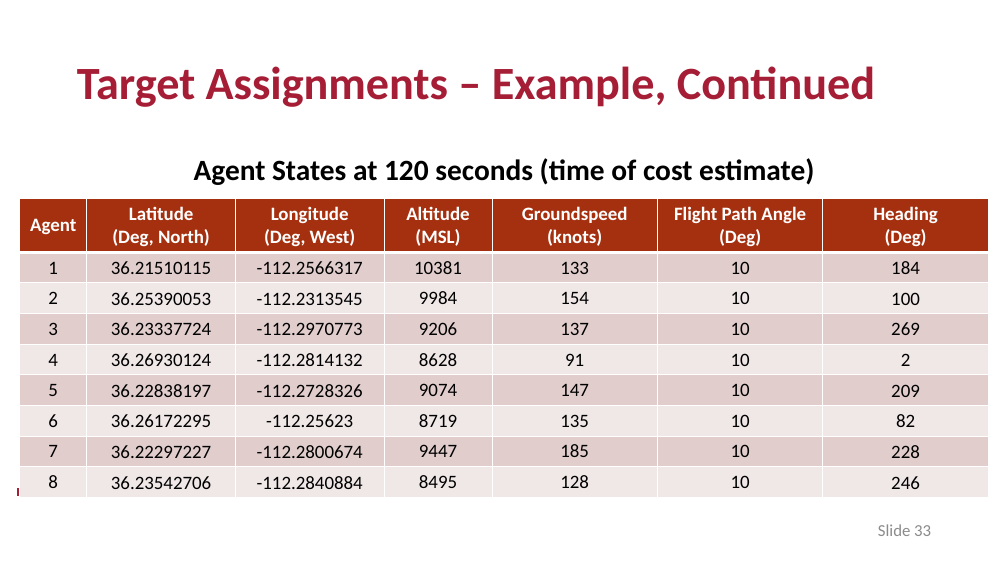
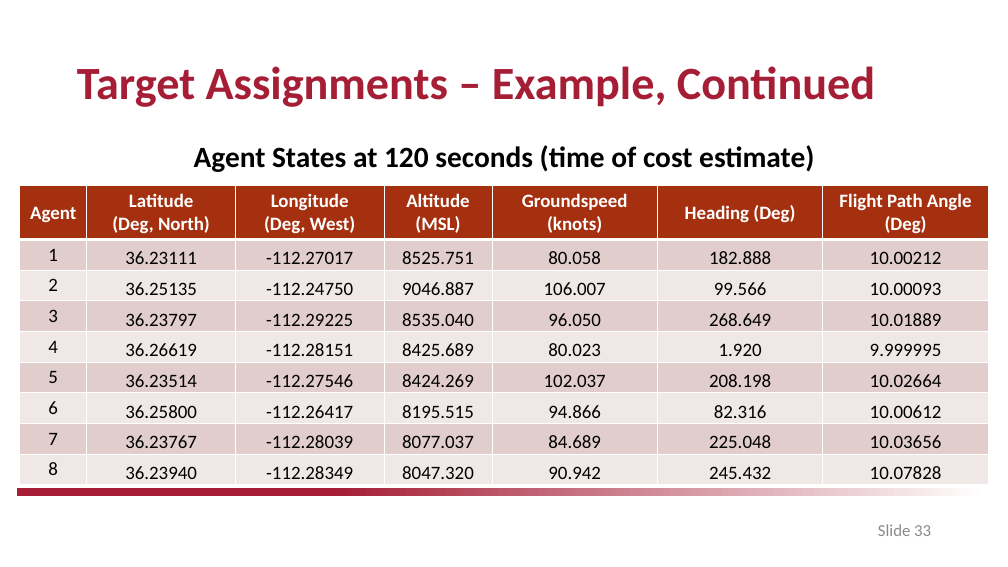
Before and after one commit to drjdlarson/angst, a slide deck: slide 33 of saved_simulations/CE/Springer_Culminating_Experience_Project.pptx. Drawn at 1008x567 pixels with LibreOffice and Linux fonts; fonts in the diff are those of the drawing; background and template pictures are left out. Boxes give left, top, right and bottom in pixels: in the first picture for what was removed or moved away, otherwise in the second. Text is boxed around its words. In the diff, an @@ line names an element or a change of style, - is before the commit and + after.

Commit message:
ran multi-agent ATAMS simulation

```diff
--- a/saved_simulations/CE/Springer_Culminating_Experience_Project.pptx
+++ b/saved_simulations/CE/Springer_Culminating_Experience_Project.pptx
@@ text "Agent States at 120 seconds ...": place and size @@
-text "Agent States at 120 seconds ..." at (194, 158, 814, 185)
+text "Agent States at 120 seconds ..." at (194, 145, 814, 172)
@@ table: place and size @@
-table at (20, 199, 990, 497)
+table at (20, 186, 990, 484)
@@ table at (20, 186, 990, 484) @@
-row 1, column 6: Flight Path Angle (Deg)
+row 1, column 6: Heading (Deg)
-row 1, column 7: Heading / (Deg)
+row 1, column 7: Flight Path Angle / (Deg)
-row 2: 1 | 36.21510115 | -112.2566317 | 10381 | 133 | 10 | 184
+row 2: 1 | 36.23111 | -112.27017 | 8525.751 | 80.058 | 182.888 | 10.00212
-row 3: 2 | 36.25390053 | -112.2313545 | 9984 | 154 | 10 | 100
+row 3: 2 | 36.25135 | -112.24750 | 9046.887 | 106.007 | 99.566 | 10.00093
-row 4: 3 | 36.23337724 | -112.2970773 | 9206 | 137 | 10 | 269
+row 4: 3 | 36.23797 | -112.29225 | 8535.040 | 96.050 | 268.649 | 10.01889
-row 5: 4 | 36.26930124 | -112.2814132 | 8628 | 91 | 10 | 2
+row 5: 4 | 36.26619 | -112.28151 | 8425.689 | 80.023 | 1.920 | 9.999995
-row 6: 5 | 36.22838197 | -112.2728326 | 9074 | 147 | 10 | 209
+row 6: 5 | 36.23514 | -112.27546 | 8424.269 | 102.037 | 208.198 | 10.02664
-row 7: 6 | 36.26172295 | -112.25623 | 8719 | 135 | 10 | 82
+row 7: 6 | 36.25800 | -112.26417 | 8195.515 | 94.866 | 82.316 | 10.00612
-row 8: 7 | 36.22297227 | -112.2800674 | 9447 | 185 | 10 | 228
+row 8: 7 | 36.23767 | -112.28039 | 8077.037 | 84.689 | 225.048 | 10.03656
-row 9: 8 | 36.23542706 | -112.2840884 | 8495 | 128 | 10 | 246
+row 9: 8 | 36.23940 | -112.28349 | 8047.320 | 90.942 | 245.432 | 10.07828
```
Also in this commit, not shown: 3 other slides changed, 7 other files.
